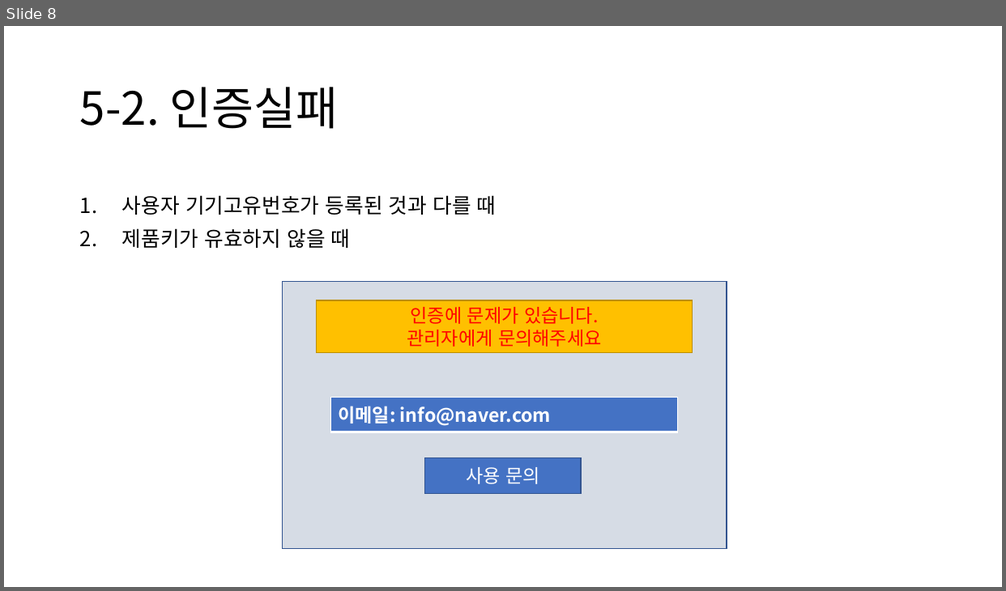
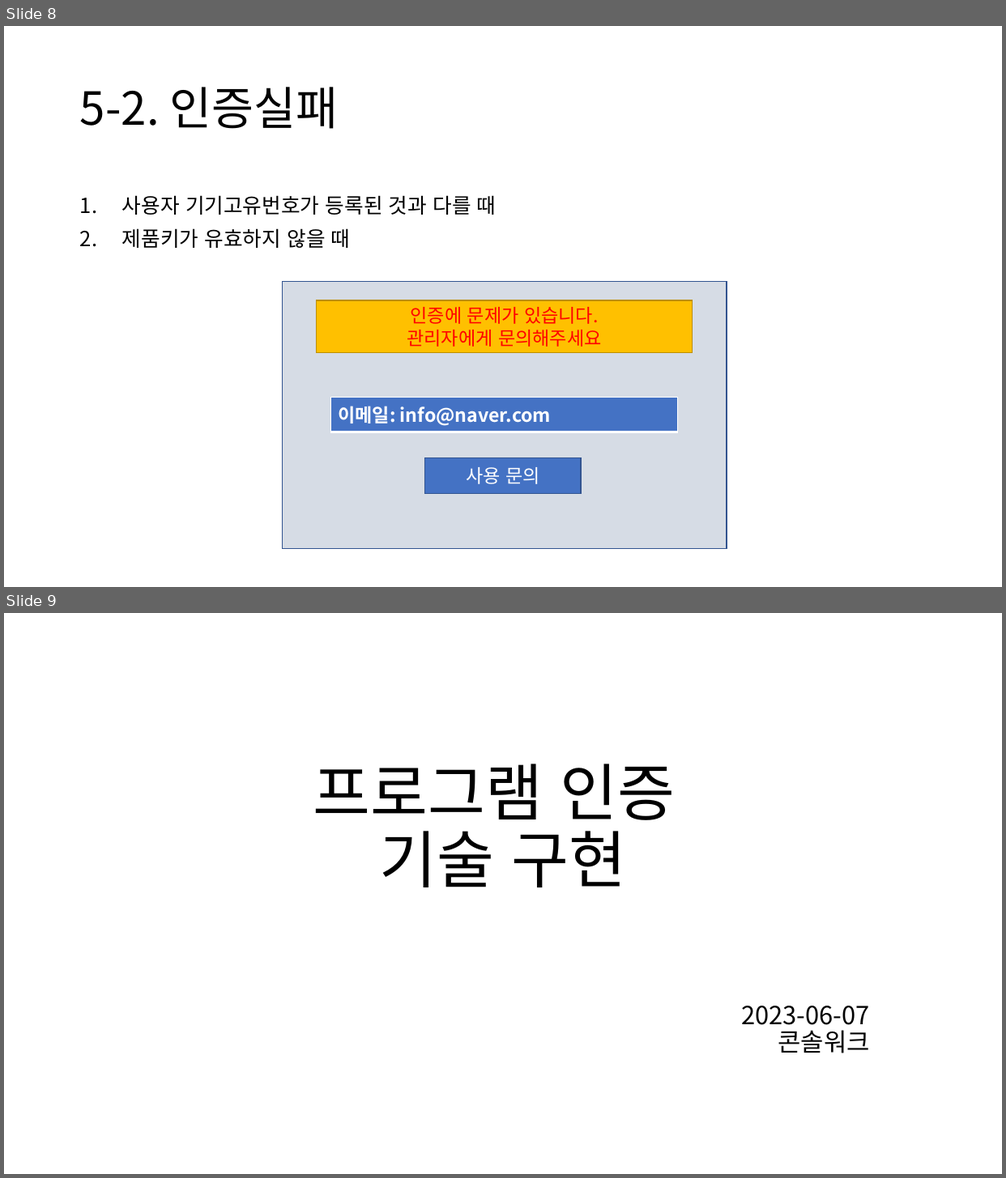
Before and after one commit to dlgnlwo3/tistory-convert, a slide deck: pdd/티스토리 변환기 인증시나리오_수정.pptx. Shown one above the other, each under a label of ours: slide 8 before the commit, slides 8 and 9 after it. The pictures are 1006x591 and 1006x1178 pixels, drawn with LibreOffice and Linux fonts; fonts in the diff are those of the drawing. Boxes give left, top, right and bottom in pixels: in the first picture for what was removed or moved away, otherwise in the second. Text is boxed around its words. In the diff, an @@ line names an element or a change of style, - is before the commit and + after.

```diff
--- a/pdd/티스토리 변환기 인증시나리오_수정.pptx
+++ b/pdd/티스토리 변환기 인증시나리오_수정.pptx
@@ slide 9 added at bbox=[4, 613, 1002, 1174], background #FFFFFF @@
@@ title added at bbox=[313, 764, 675, 888], 60 pt, text #000000 @@
+프로그램 인증
+기술 구현
@@ subtitle added at bbox=[742, 1006, 870, 1054], 24 pt, text #000000 @@
+2023-06-07
+콘솔워크
```
Also in this commit, not shown: 2 slides changed, 2 other slides added, 6 other files.
